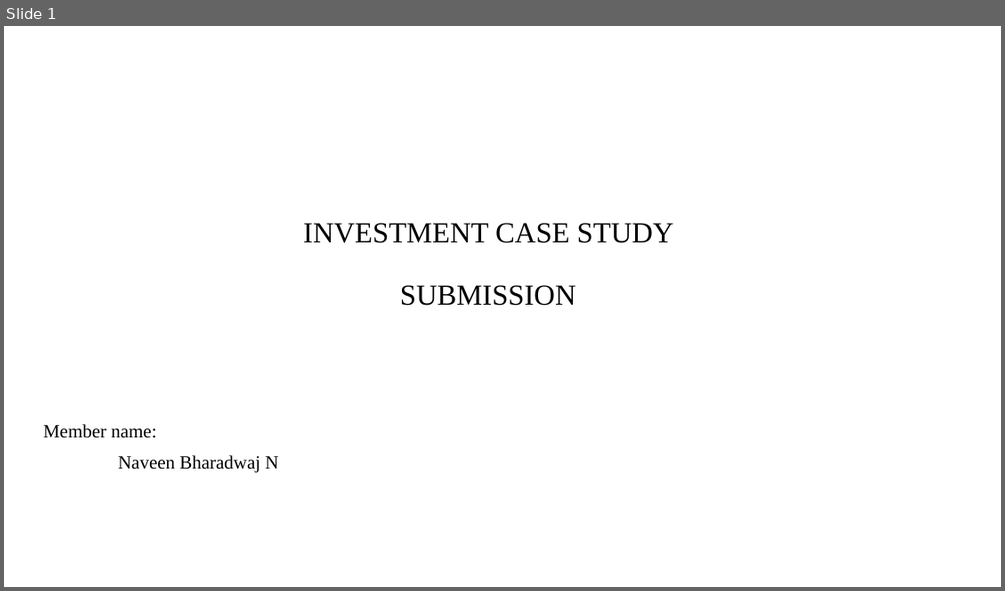
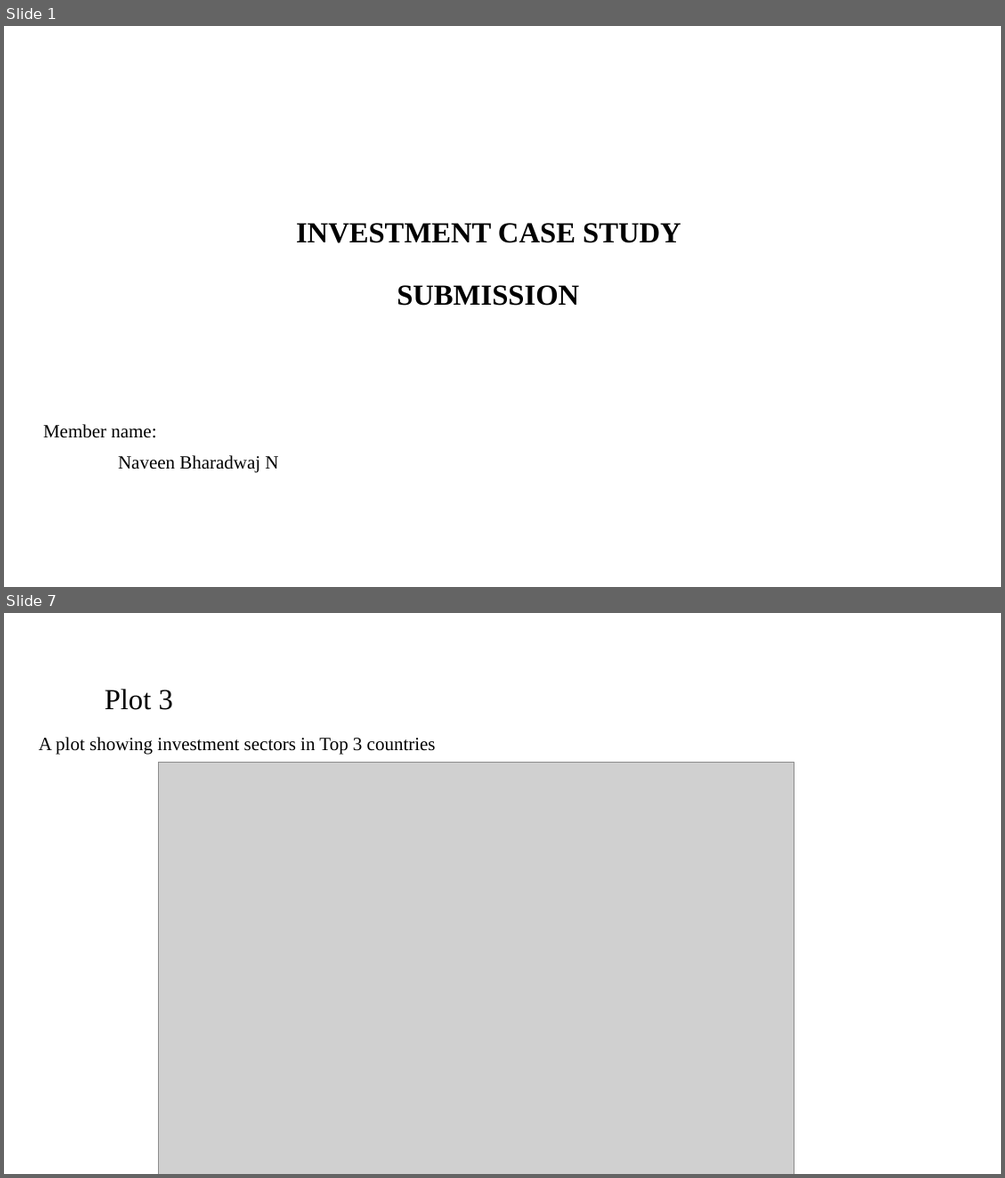
Before and after one commit to Nav33nn/investmentAnalysis, a slide deck: InvestmentAnalysis/results/Spark Funds Presentation.pptx. Shown one above the other, each under a label of ours: slide 1 before the commit, slides 1 and 7 after it; the slides between them are not shown. The pictures are 1005x591 and 1005x1178 pixels, drawn with LibreOffice and Linux fonts; fonts in the diff are those of the drawing; grey boxes stand for pictures; background and template pictures are left out. Boxes give left, top, right and bottom in pixels: in the first picture for what was removed or moved away, otherwise in the second. Text is boxed around its words. In the diff, an @@ line names an element or a change of style, - is before the commit and + after.

Commit message:
Case study - Investment Analysis Complete

```diff
--- a/InvestmentAnalysis/results/Spark Funds Presentation.pptx
+++ b/InvestmentAnalysis/results/Spark Funds Presentation.pptx
@@ slide 7 added at [4,613,1001,1174], background #FFFFFF @@
@@ title added at [105,689,173,710], 28 pt, text #000000 @@
+Plot 3
@@ text added at [39,737,436,755], 18 pt, text #000000 @@
+A plot showing investment sectors in Top 3 countries
@@ picture added at [159,762,793,1174] @@
@@ slide 1 changed as well @@
@@ title "INVESTMENT CASE STUDY SUBMISSION" at [296,223,681,305]: bold on @@
```
Also in this commit, not shown: 5 other slides added, 9 slides removed, 5 other files.
